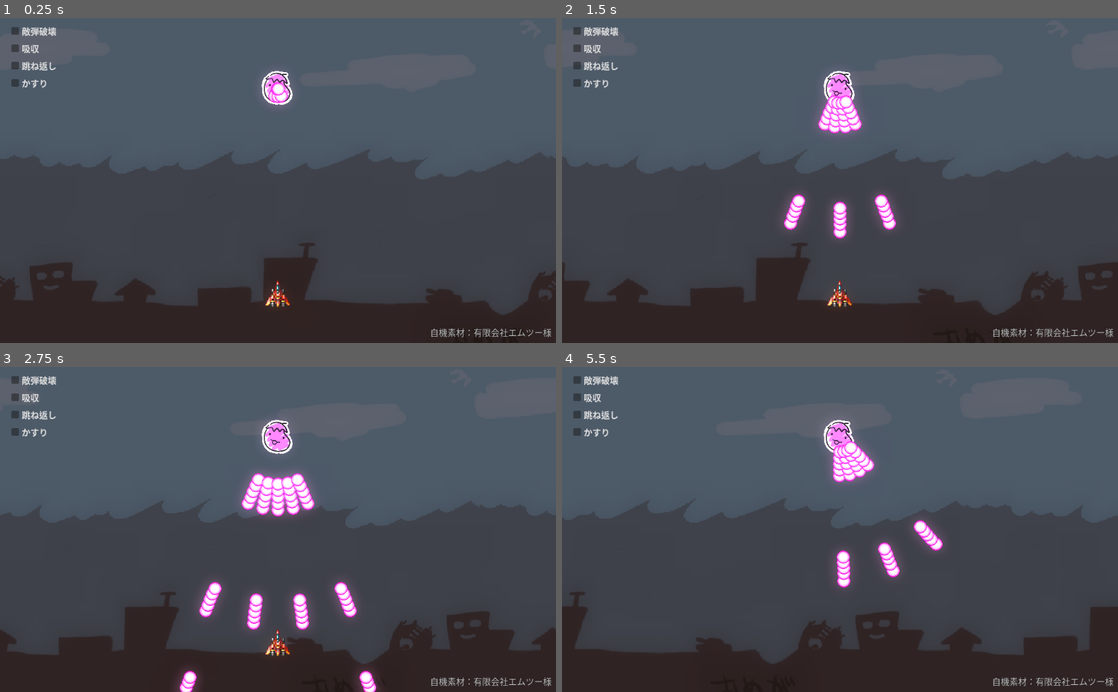
Above: before the commit, frames 1-4 (two rows, left to right).
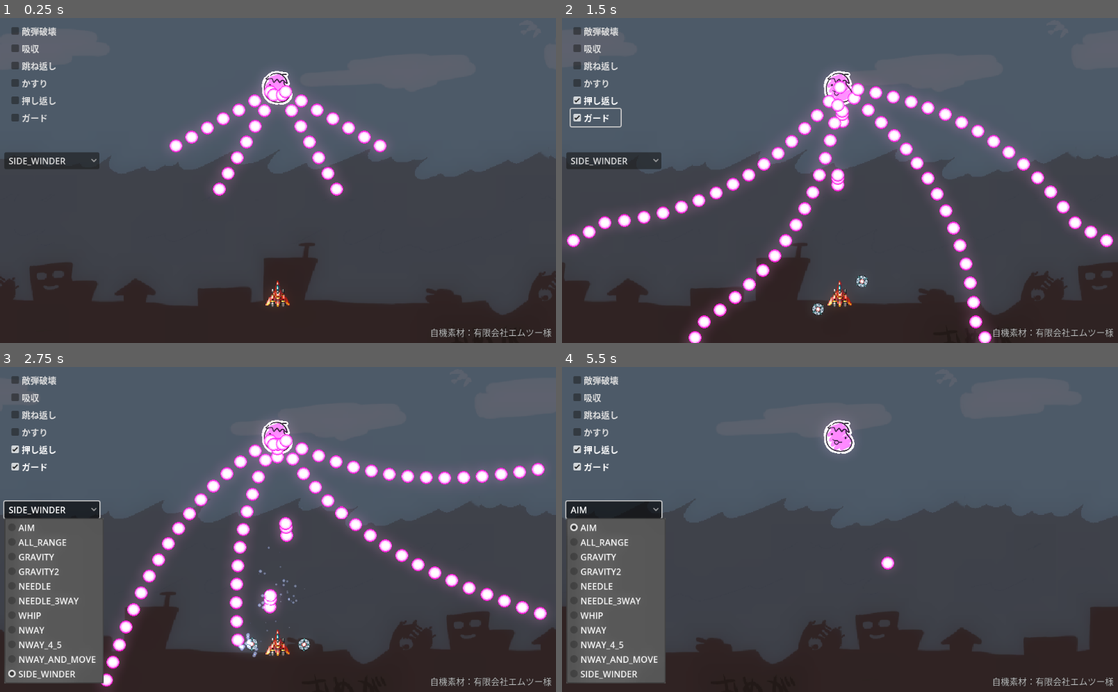
Above: after the commit, the same moments.

Repository: syun77/gd_bullettest3
Game: Godot game, scene res://Main.tscn
The game is run twice, just before and just after one commit, with the same random seed, the same clock (stepped at 60 frames per second) and the same inputs.
Inputs (mouse positions are in pixels of both pictures, inside the frame that each line leads up to):
- Up to frame 1 (0.25 s): no input
- Up to frame 2 (1.5 s): click (595, 99) at 0.5 s, where only the run after the commit has a clickable "押し返し"; click (595, 118) at 1.25 s, where only the run after the commit has a clickable "ガード"
- Up to frame 3 (2.75 s): click (50, 510) at 2 s, where only the run after the commit has a clickable "SIDE_WINDER"
- Up to frame 4 (5.5 s): tap Enter (ui_accept) at 2.75, 3.02, 3.77 s; hold Right (ui_right) 2.78-3.53 s; hold Down (ui_down) 3.53-4.25 s; click (612, 510) at 4.25 s, where only the run after the commit has a clickable "AIM"; hold Right (ui_right) from 5.03 s (still down)

The runs differ from the first frame. In frame 1, 3.6% of the frame differs, in the area x 0-70%, y 19-55%; in frame 2, 9.2%; in frame 3, 18%, in the area x 0-99%, y 20-100%; in frame 4, 11%.

Commit message:
ガードを実装

Diff:
--- a/BulletTest/Main.gd
+++ b/BulletTest/Main.gd
@@ -4,6 +4,7 @@
 @onready var _camera = $MainCamera
 
 @onready var _player = $MainLayer/Player
+@onready var _enemy = $MainLayer/Enemy
 @onready var _main_layer = $MainLayer
 
 @onready var _shot_layer = $ShotLayer
@@ -14,6 +15,9 @@
 @onready var _checkbox_absorb = $UILayer/CheckBoxAbsorb
 @onready var _checkbox_reflect = $UILayer/CheckBoxReflect
 @onready var _checkbox_buzz = $UILayer/CheckBoxBuzz
+@onready var _checkbox_push = $UILayer/CheckBoxPush
+@onready var _checkbox_guard = $UILayer/CheckBoxGuard
+@onready var _optionbtn_enemy = $UILayer/OptionButtonEnemy
 
 func _ready() -> void:
 	DisplayServer.window_set_size(Vector2i(1024*2, 600*2))
@@ -26,6 +30,11 @@
 	}
 	Common.setup(layers, _player)
 
+	for key in Enemy.eType.keys():
+		_optionbtn_enemy.add_item(key)
+
+	_optionbtn_enemy.select(_enemy.type)
+
 func _process(delta: float) -> void:
 	_update_ui()
 
@@ -34,3 +43,6 @@
 	Common.is_absorb = _checkbox_absorb.button_pressed
 	Common.is_reflect = _checkbox_reflect.button_pressed
 	Common.is_buzz = _checkbox_buzz.button_pressed
+	Common.is_guard = _checkbox_guard.button_pressed
+
+	_enemy.type = _optionbtn_enemy.selected
--- a/BulletTest/Main.tscn
+++ b/BulletTest/Main.tscn
@@ -61,7 +61,7 @@
 [node name="Enemy" parent="MainLayer" instance=ExtResource("4")]
 position = Vector2(512, 128)
 scale = Vector2(0.5, 0.5)
-type = 5
+type = 10
 
 [node name="ShotLayer" type="CanvasLayer" parent="."]
 layer = 4
@@ -106,6 +106,21 @@
 offset_bottom = 135.0
 text = "かすり"
 
+[node name="CheckBoxPush" type="CheckBox" parent="UILayer"]
+offset_left = 16.0
+offset_top = 136.0
+offset_right = 92.0
+offset_bottom = 167.0
+text = "押し返し"
+
+[node name="CheckBoxGuard" type="CheckBox" parent="UILayer"]
+offset_left = 16.0
+offset_top = 168.0
+offset_right = 108.0
+offset_bottom = 199.0
+text = "ガード
+"
+
 [node name="Copyright" type="Label" parent="UILayer"]
 offset_left = 792.0
 offset_top = 568.0
@@ -117,5 +132,11 @@
 theme_override_constants/outline_size = 1
 text = "自機素材：有限会社エムツー様"
 
+[node name="OptionButtonEnemy" type="OptionButton" parent="UILayer"]
+offset_left = 8.0
+offset_top = 248.0
+offset_right = 112.0
+offset_bottom = 268.0
+
 [node name="MainCamera" type="Camera2D" parent="."]
 position = Vector2(512, 300)
--- a/BulletTest/src/Bullet.gd
+++ b/BulletTest/src/Bullet.gd
@@ -15,6 +15,12 @@
 ## 消滅.
 func vanish() -> void:
 	queue_free()
+
+## 移動方向を取得する.
+func get_direction() -> float:
+	return rad_to_deg(atan2(-_velocity.y, _velocity.x))
+func get_speed() -> float:
+	return _velocity.length()
 
 ## アイテム登場.
 func add_item() -> void:
--- a/BulletTest/src/Enemy.gd
+++ b/BulletTest/src/Enemy.gd
@@ -39,7 +39,8 @@
 	WHIP,
 	NWAY,
 	NWAY_4_5,
-	NWAY_AND_MOVE
+	NWAY_AND_MOVE,
+	SIDE_WINDER,
 }
 @export var type := eType.AIM
 
@@ -102,7 +103,7 @@
 				var d = 360 / cnt # 角度差を求める.
 				for i in range(cnt):
 					var deg = d * i # 発射角度を求める.
-					_bullet(deg, 300)
+					_bullet(deg, 200)
 		eType.GRAVITY:
 			if _cnt%10 == 0:
 				var deg = randf_range(60, 120)
@@ -154,6 +155,30 @@
 					var d = _cnt2%3
 					_nway(3+d, aim, 60, 300+50*i, 0.1 * i)
 				_cnt2 += 1
+		eType.SIDE_WINDER:
+			var t = _cnt%500
+			if t%2 == 0:
+				var d = 60
+				var spd = 1000
+				if t < 60:
+					for v in [-d, -d/2, d/2, d]:
+						_bullet(270+v, spd)
+				elif t < 380:
+					# 針弾を発射.
+					if t%20 == 0:
+						for i in range(3):
+							var d2 = 270 + 5 * sin(t*0.1)
+							var sp = 300 + t
+							var delay = i * 0.02
+							_bullet(d2, sp, delay)
+					t -= 60
+					for v in [-d, -d/2, d/2, d]:
+						var d2 = 30 * sin(t*0.03)
+						_bullet(270+v+d2, spd)
+				else:
+					pass
+
+
 
 func _aim() -> float:
 	return Common.get_aim(position)
--- /dev/null
+++ b/BulletTest/src/Option.gd
@@ -0,0 +1,17 @@
+extends Area2D
+
+
+func _on_area_entered(area: Area2D) -> void:
+	if area is Bullet:
+		# 逆方向にパーティクルを発生させる.
+		var pos = area.position
+		var v = area._velocity * -1
+		var spd = v.length()
+		for i in range(4):
+			var rad = atan2(-v.y, v.x)
+			var deg = rad_to_deg(rad)
+			deg += randf_range(-30, 30)
+			var speed = spd * randf_range(0.1, 0.5)
+			Common.add_particle(pos, 1.0, deg, speed)
+
+		area.queue_free()
--- /dev/null
+++ b/BulletTest/src/Option.tscn
@@ -0,0 +1,19 @@
+[gd_scene load_steps=4 format=3 uid="uid://b8fc6buf8mw7g"]
+
+[ext_resource type="Texture2D" uid="uid://b7dxg6k3xyj8p" path="res://assets/images/option.png" id="1_3efry"]
+[ext_resource type="Script" path="res://src/Option.gd" id="1_s14wl"]
+
+[sub_resource type="CircleShape2D" id="CircleShape2D_v6tmj"]
+radius = 12.0416
+
+[node name="Option" type="Area2D"]
+script = ExtResource("1_s14wl")
+
+[node name="Sprite" type="Sprite2D" parent="."]
+scale = Vector2(0.75, 0.75)
+texture = ExtResource("1_3efry")
+
+[node name="CollisionShape2D" type="CollisionShape2D" parent="."]
+shape = SubResource("CircleShape2D_v6tmj")
+
+[connection signal="area_entered" from="." to="." method="_on_area_entered"]
--- a/BulletTest/src/Player.gd
+++ b/BulletTest/src/Player.gd
@@ -8,12 +8,13 @@
 
 const TIMER_BARRIER_HIT = 1.0
 const TIMER_LASER = (0.016 * 16)
-const TIMER_MOVE = 0.1
+const TIMER_MOVE = 0.3
 
 @onready var _spr = $Sprite
 @onready var _barrier = $Barrier
 @onready var _barrier_spr = $Barrier/Sprite
 @onready var _barrier_col = $Barrier/CollisionShape2D
+@onready var _option = $Option
 
 var _shot_timer = 0.0
 var _shot_cnt = 0
@@ -27,9 +28,17 @@
 	_absorb_scale_base = _barrier_spr.scale
 	_spr_base_sc = _spr.scale
 
+func _is_barrier() -> bool:
+	if Common.is_absorb:
+		return true
+	if Common.is_reflect:
+		return true
+
+	return false
+
 func _physics_process(delta: float) -> void:
 
-	if Common.is_absorb:
+	if _is_barrier():
 		_barrier.visible = true
 		_barrier_col.disabled = false
 	else:
@@ -40,17 +49,19 @@
 
 	_update_absorb(delta)
 
-	_upate_anim(delta)
+	_update_option(delta)
+
+	_update_anim(delta)
 
 	var v = Vector2()
 	if Input.is_action_pressed("ui_left"):
 		v.x += -1
-		_move_timer = TIMER_MOVE
+		_move_timer += delta * 3
 	if Input.is_action_pressed("ui_up"):
 		v.y += -1
 	if Input.is_action_pressed("ui_right"):
 		v.x += 1
-		_move_timer = TIMER_MOVE
+		_move_timer += delta * 3
 	if Input.is_action_pressed("ui_down"):
 		v.y += 1
 
@@ -112,12 +123,28 @@
 		rate = 0.9
 	_barrier_spr.scale = _absorb_scale_base * (1.0 - rate * 0.1)
 
-func _upate_anim(delta:float) -> void:
+func _update_option(delta:float) -> void:
+	if Common.is_guard:
+		_option.visible = true
+		for obj in _option.get_children():
+			obj.disable_mode = CollisionObject2D.DISABLE_MODE_KEEP_ACTIVE
+			obj.process_mode = Node.PROCESS_MODE_INHERIT
+	else:
+		_option.visible = false
+		for obj in _option.get_children():
+			obj.disable_mode = CollisionObject2D.DISABLE_MODE_REMOVE
+			obj.process_mode = Node.PROCESS_MODE_DISABLED
+
+	_option.rotation += delta * 8
+
+func _update_anim(delta:float) -> void:
+	if _move_timer > TIMER_MOVE:
+		_move_timer = TIMER_MOVE
 	_move_timer -= delta
 	if _move_timer < 0.0:
 		_move_timer = 0.0
 	var rate = _move_timer / TIMER_MOVE
-	var sc = _spr_base_sc.x - 0.3 * rate
+	var sc = _spr_base_sc.x - 0.5 * rate
 	_spr.scale = Vector2(sc, _spr_base_sc.y)
 
 # 弾力関数
@@ -139,7 +166,26 @@
 func _on_barrier_area_entered(area: Area2D) -> void:
 	if area is Bullet:
 		_absorb_timer = TIMER_BARRIER_HIT
-		var absorb = ABSORB_OBJ.instantiate()
-		absorb.position = area.position
-		Common.get_layer("particle").add_child(absorb)
+		if Common.is_absorb:
+			var absorb = ABSORB_OBJ.instantiate()
+			absorb.position = area.position
+			Common.get_layer("particle").add_child(absorb)
+		elif Common.is_reflect:
+			var shot = SHOT_OBJ.instantiate()
+			Common.get_layer("main").add_child(shot)
+			var deg = area.get_direction()
+			var spd = area.get_speed()
+			shot.setup(area.position, deg + 180, -spd*0.5, true)
+
+		# 逆方向にパーティクルを発生させる.
+		var pos = area.position
+		var v = area._velocity * -1
+		var spd = v.length()
+		for i in range(4):
+			var rad = atan2(-v.y, v.x)
+			var deg = rad_to_deg(rad)
+			deg += randf_range(-30, 30)
+			var speed = spd * randf_range(0.1, 0.5)
+			Common.add_particle(pos, 1.0, deg, speed)
+
 		area.vanish()
--- a/BulletTest/src/Player.tscn
+++ b/BulletTest/src/Player.tscn
@@ -1,8 +1,9 @@
-[gd_scene load_steps=7 format=3 uid="uid://c4yc62525550"]
+[gd_scene load_steps=8 format=3 uid="uid://c4yc62525550"]
 
 [ext_resource type="Script" path="res://src/Player.gd" id="1_cj14x"]
 [ext_resource type="Texture2D" uid="uid://cqb5bm6r51a1s" path="res://assets/images/barrier2.png" id="2_itc5y"]
 [ext_resource type="Texture2D" uid="uid://duix0v2h72ihf" path="res://assets/images/fighter_a.png" id="2_y03y7"]
+[ext_resource type="PackedScene" uid="uid://b8fc6buf8mw7g" path="res://src/Option.tscn" id="4_2sq3a"]
 
 [sub_resource type="CircleShape2D" id="CircleShape2D_iph73"]
 radius = 12.0416
@@ -34,4 +35,12 @@
 [node name="CollisionShape2D" type="CollisionShape2D" parent="Barrier"]
 shape = SubResource("CircleShape2D_xc6rq")
 
+[node name="Option" type="Node2D" parent="."]
+
+[node name="Option" parent="Option" instance=ExtResource("4_2sq3a")]
+position = Vector2(48, 0)
+
+[node name="Option2" parent="Option" instance=ExtResource("4_2sq3a")]
+position = Vector2(-48, 0)
+
 [connection signal="area_entered" from="Barrier" to="." method="_on_barrier_area_entered"]
--- a/BulletTest/src/common/Common.gd
+++ b/BulletTest/src/common/Common.gd
@@ -78,3 +78,4 @@
 var is_absorb = false
 var is_reflect = false
 var is_buzz = false
+var is_guard = false
--- a/BulletTest/src/shot/Shot.gd
+++ b/BulletTest/src/shot/Shot.gd
@@ -6,6 +6,9 @@
 @onready var _line = $Line2D
 
 var _velocity = Vector2()
+var _is_accel = false
+var _deg = 0.0
+var _speed = 0.0
 
 var _spr_list = []
 
@@ -36,11 +39,15 @@
 		spr.rotation_degrees = _spr.rotation_degrees
 		_spr_list.append(spr)
 
-func setup(pos:Vector2, deg:float, speed:float) -> void:
+func setup(pos:Vector2, deg:float, speed:float, is_accel:bool = false) -> void:
 	position = pos
 	set_velocity(deg, speed)
+	_is_accel = is_accel
 
 func set_velocity(deg:float, speed:float) -> void:
+	_deg = deg
+	_speed = speed
+
 	var rad = deg_to_rad(deg)
 	_velocity.x = cos(rad) * speed
 	_velocity.y = -sin(rad) * speed
@@ -65,6 +72,11 @@
 	if position.x > 1024 or position.y > 600:
 		queue_free()
 
+	if _is_accel:
+		if _speed < 1500:
+			_speed += delta * 2000;
+			set_velocity(_deg, _speed)
+
 ## 残像の更新.
 func _update_blur() -> void:
 	for i in range(_spr_list.size()-1):
Binary file added: BulletTest/assets/images/option.png
Not shown, added: BulletTest/assets/images/option.png.import
